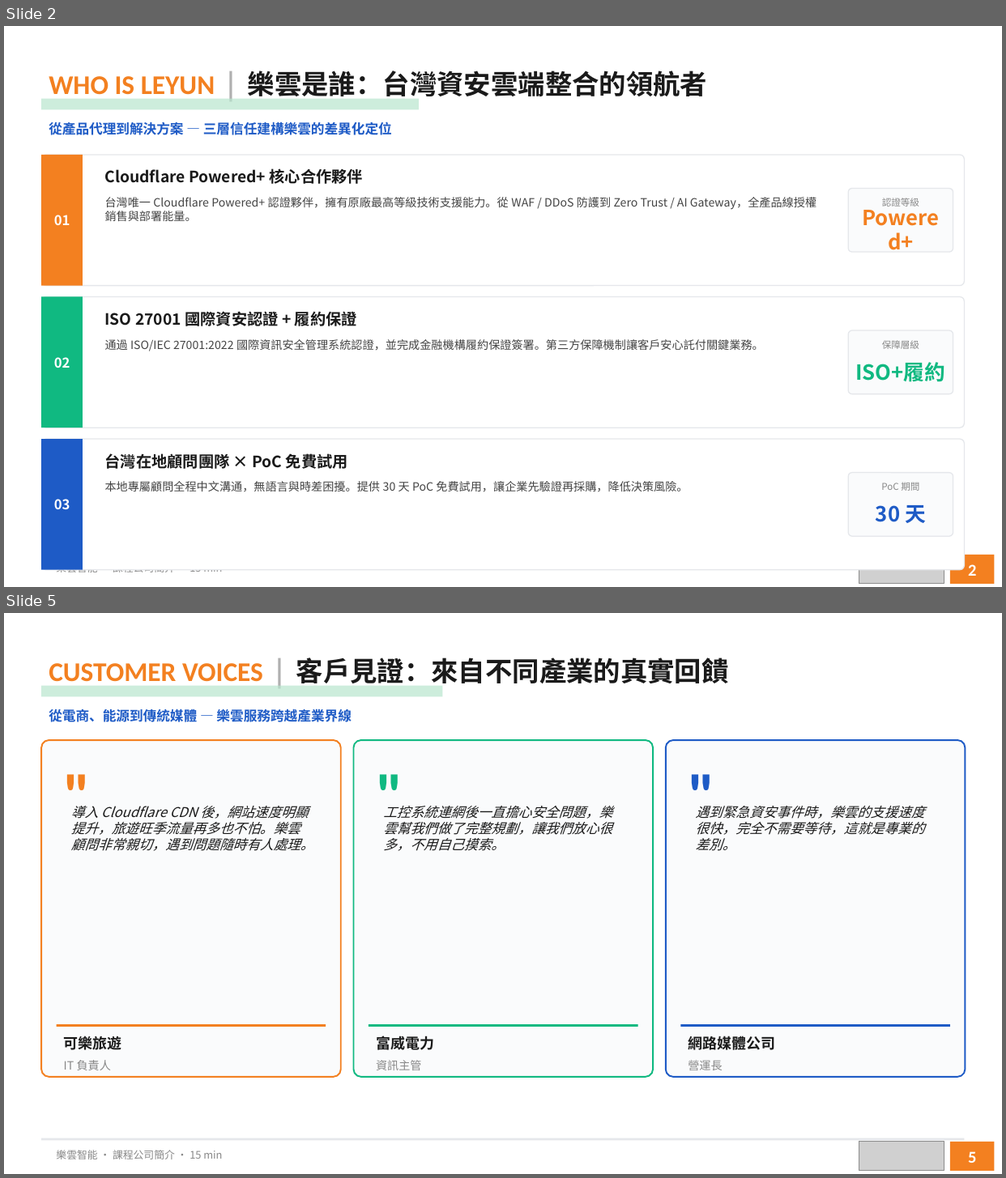
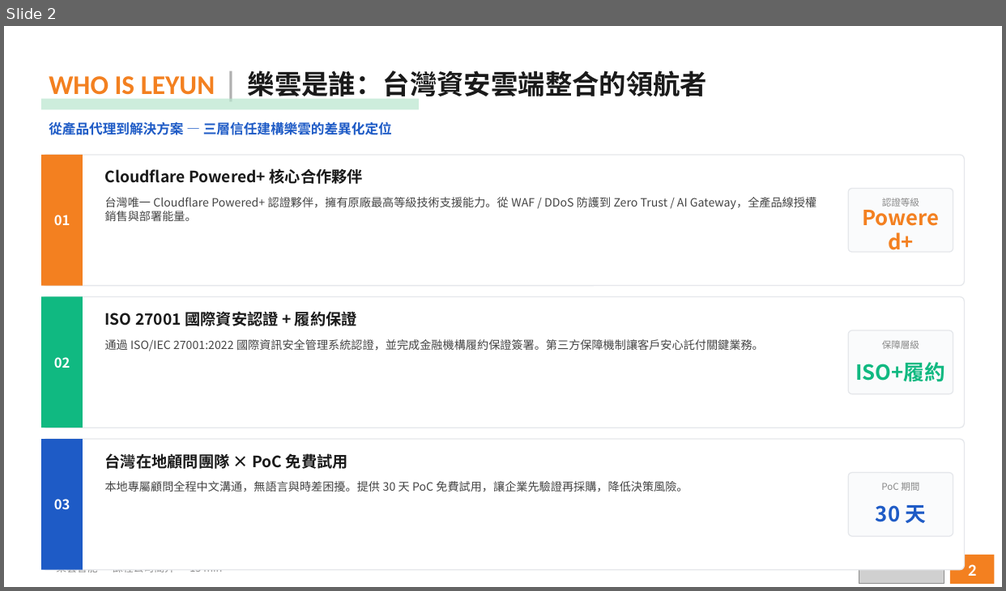
Before and after one commit to victor-workspace/cloudflare-aigw-course, a slide deck: slides/leyun-intro.pptx. Shown one above the other, each under a label of ours: slides 2 and 5 before the commit, slide 2 after it; the slides between them are not shown. The pictures are 1006x1178 and 1006x591 pixels, drawn with LibreOffice and Linux fonts; fonts in the diff are those of the drawing; grey boxes stand for pictures. Boxes give left, top, right and bottom in pixels: in the first picture for what was removed or moved away, otherwise in the second. Text is boxed around its words. In the diff, an @@ line names an element or a change of style, - is before the commit and + after.

Commit message:
Remove customer-identifying content from course materials
- Remove '三大解決方案 Program' slide (Slide 3) from leyun-intro.pptx
  (had specific customer names: 中美矽晶/新竹物流/鈊象/雄獅/和雲/etc.)
- Remove customer testimonials slide (Slide 5)
  (had named references: 可樂旅遊/富威電力/網路媒體公司)
- Update KPI slide metrics to be industry-generic
- Update COURSE-OUTLINE.md Section 1.2 to remove customer name references

Page count: 10 → 8

```diff
--- a/slides/leyun-intro.pptx
+++ b/slides/leyun-intro.pptx
@@ slide 5 removed at [4,613,1002,1174], background #FFFFFF; not listed: 1 template element that a slide beside it also shows @@
@@ text removed at [49,658,729,688] @@
-CUSTOMER VOICES | 客戶見證：來自不同產業的真實回饋
@@ rectangle removed at [41,686,443,697] @@
@@ text removed at [49,707,351,725] @@
-從電商、能源到傳統媒體 — 樂雲服務跨越產業界線
@@ rounded rectangle removed at [41,740,341,1077] @@
@@ text removed at [57,752,117,826] @@
-"
@@ rounded rectangle removed at [354,740,653,1077] @@
@@ text removed at [368,752,428,826] @@
-"
@@ rounded rectangle removed at [666,740,965,1077] @@
@@ text removed at [681,752,740,826] @@
-"
@@ text removed at [71,806,314,851] @@
-導入 Cloudflare CDN 後，網站速度明顯提升，旅遊旺季流量再多也不怕。樂雲顧問非常親切，遇到問題隨時有人處理。
@@ text removed at [383,806,612,851] @@
-工控系統連網後一直擔心安全問題，樂雲幫我們做了完整規劃，讓我們放心很多，不用自己摸索。
@@ text removed at [696,806,925,851] @@
-遇到緊急資安事件時，樂雲的支援速度很快，完全不需要等待，這就是專業的差別。
@@ rectangle removed at [57,1024,326,1027] @@
@@ rectangle removed at [368,1024,638,1027] @@
@@ rectangle removed at [681,1024,950,1027] @@
@@ text removed at [64,1036,122,1050] @@
-可樂旅遊
@@ text removed at [376,1036,434,1050] @@
-富威電力
@@ text removed at [688,1037,775,1050] @@
-網路媒體公司
@@ text removed at [64,1060,111,1071] @@
-IT 負責人
@@ text removed at [376,1060,422,1071] @@
-資訊主管
@@ text removed at [688,1060,722,1071] @@
-營運長
@@ picture removed at [859,1142,944,1171] @@
@@ rectangle removed at [950,1142,995,1171] @@
@@ text removed at [56,1150,222,1160] @@
-樂雲智能 · 課程公司簡介 · 15 min
@@ text removed at [968,1152,976,1163] @@
-5
```
Also in this commit, not shown: 5 slides changed, 1 other slide removed, 1 other file.
